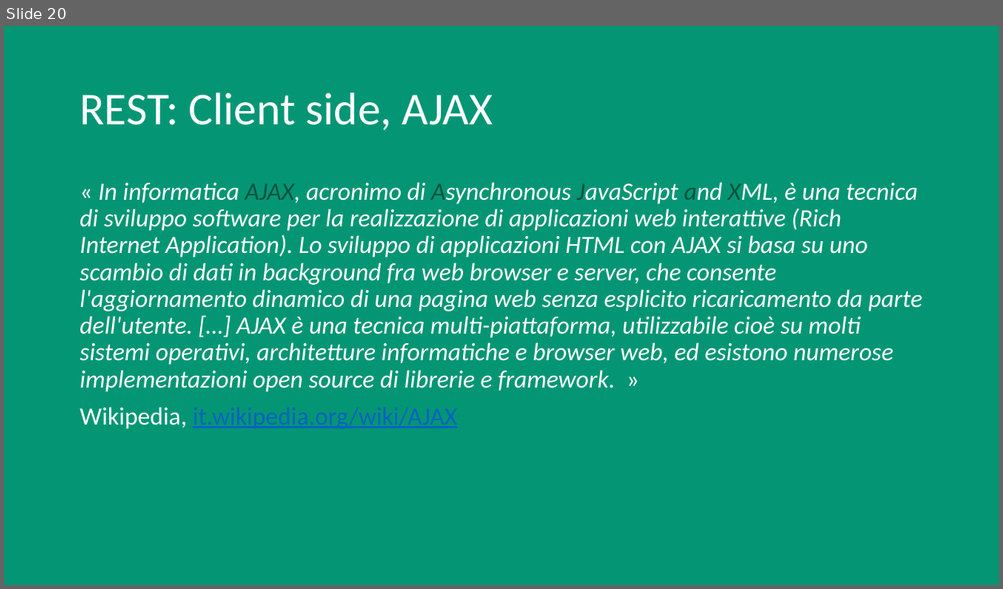
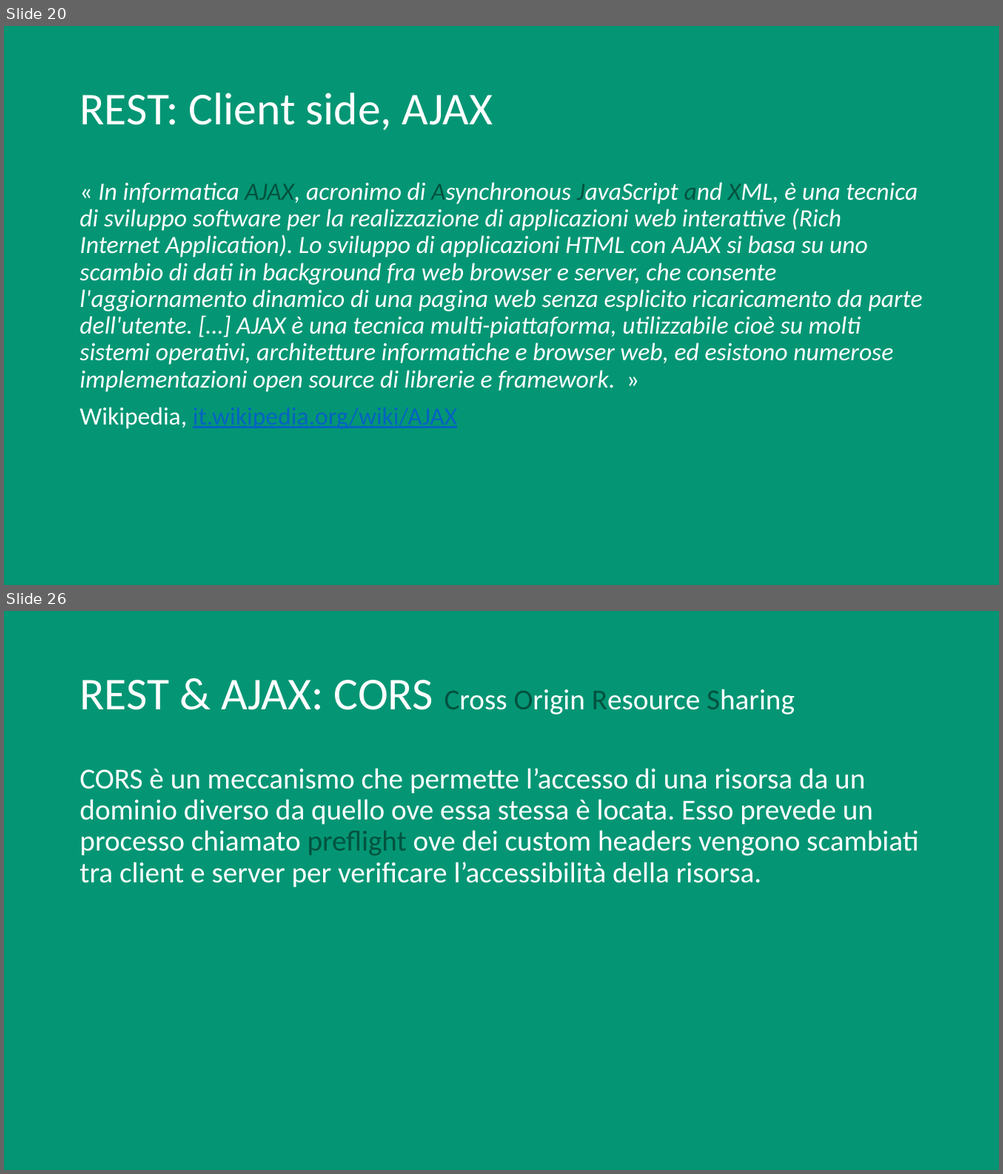
Before and after one commit to vassallocarlo/Tesi-RESTful, a slide deck: REST.pptx. Shown one above the other, each under a label of ours: slide 20 before the commit, slides 20 and 26 after it; the slides between them are not shown. The pictures are 1003x589 and 1003x1174 pixels, drawn with LibreOffice and Linux fonts; fonts in the diff are those of the drawing. Boxes give left, top, right and bottom in pixels: in the first picture for what was removed or moved away, otherwise in the second. Text is boxed around its words. In the diff, an @@ line names an element or a change of style, - is before the commit and + after.

```diff
--- a/REST.pptx
+++ b/REST.pptx
@@ slide 26 added at bbox=[4, 611, 999, 1170], background #049674 @@
@@ title added at bbox=[79, 680, 794, 715], 28 pt, text #FFFFFF @@
+REST & AJAX: CORS Cross Origin Resource Sharing
@@ text added at bbox=[79, 768, 918, 888], 28 pt, text #FFFFFF @@
+CORS è un meccanismo che permette l’accesso di una risorsa da un dominio diverso da quello ove essa stessa è locata. Esso prevede un processo chiamato preflight ove dei custom headers vengono scambiati tra client e server per verificare l’accessibilità della risorsa.
```
Also in this commit, not shown: 6 slides changed, 8 other slides added, 9 other files.
